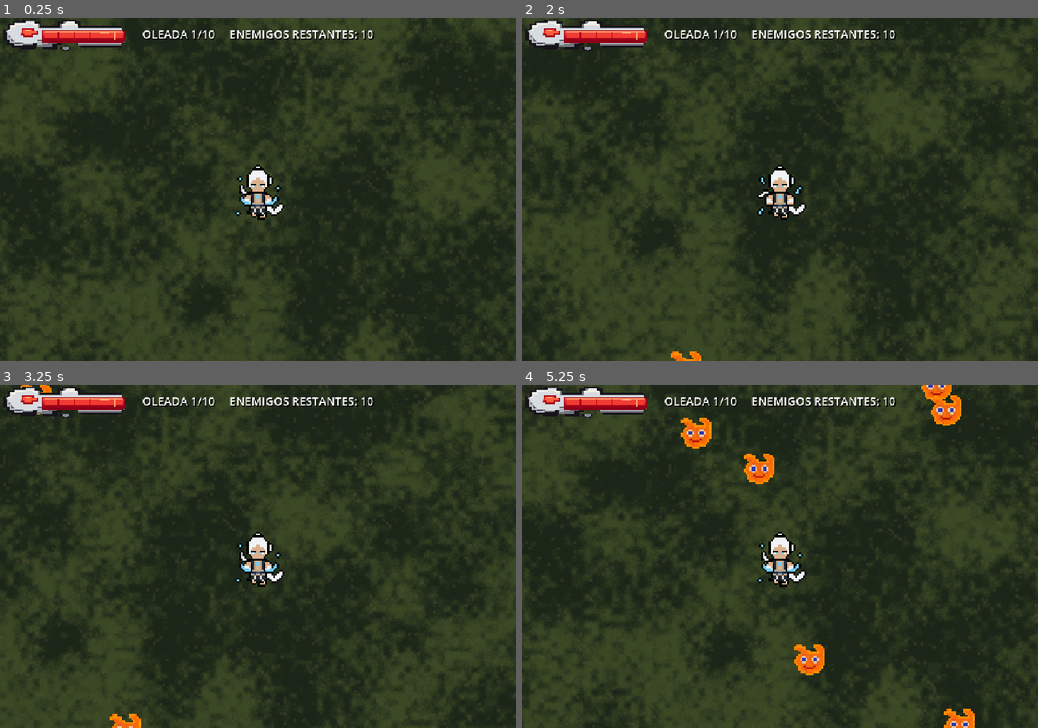
Above: before the commit, frames 1-4 (two rows, left to right).
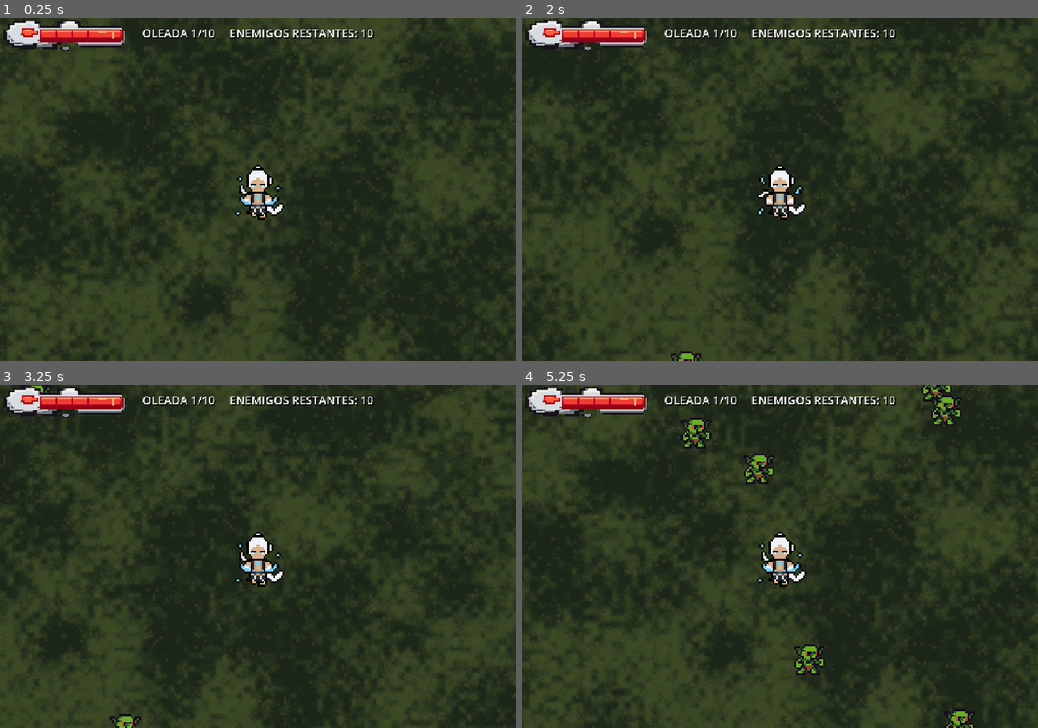
Above: after the commit, the same moments.

Repository: WolfScarlet47/FantasyOdyssey
Game: Godot game, scene res://assets/Scenaries/forest.tscn
Two runs of this game, one before a commit and one after it. Both use one fixed random seed, a clock stepped at 60 frames per second and the inputs below.
Inputs:
- Up to frame 1 (0.25 s): no input
- Up to frame 2 (2 s): hold Right (ui_right) 0.53-1.28 s; hold Down (ui_down) from 1.28 s (still down)
- Up to frame 3 (3.25 s): release Down (ui_down) at 2.03 s; hold Right (ui_right) 2.03-2.78 s; hold Up (ui_up) from 2.78 s (still down)
- Up to frame 4 (5.25 s): release Up (ui_up) at 3.53 s; hold Left (ui_left) 3.53-5.03 s; hold Down (ui_down) from 5.03 s (still down)

The runs differ from the first frame. In frame 1, 0.8% of the frame differs, in the area x 7-73%, y 3-8%; in frame 2, 0.9%; in frame 3, 1.1%; in frame 4, 3.2%, in the area x 7-88%, y 0-100%.

Commit message:
Control de Waves Arreglado

Diff:
--- a/assets/Scenaries/animated_sprite_2d.gd
+++ b/assets/Scenaries/Character.gd
@@ -15,13 +15,14 @@
 
 
 func _ready() -> void:
+	# Busca la barra de vida y conecta las zonas de contacto.
 	barra_vida = get_node("../HealthHUD/HealthBar") as TextureProgressBar
 	$DamageArea.area_entered.connect(_on_damage_area_entered)
 	$DamageArea.area_exited.connect(_on_damage_area_exited)
 	_actualizar_barra_vida()
 
 	# Zuo dispara automáticamente cada diez segundos.
-	_crear_temporizador(10.0, _disparar_al_enemigo_mas_cercano)
+	_crear_temporizador(2.0, _disparo)
 
 
 func _process(delta: float) -> void:
@@ -39,16 +40,17 @@
 	position.x = clampf(position.x, MARGEN_LIMITE, TAMANO_MAPA.x - MARGEN_LIMITE)
 	position.y = clampf(position.y, MARGEN_LIMITE, TAMANO_MAPA.y - MARGEN_LIMITE)
 
-	# Si un enemigo está tocando a Zuo, le resta vida poco a poco.
+	# Si un enemigo toca a Zuo, le resta vida poco a poco.
 	if not enemigos_en_contacto.is_empty():
 		vida = maxf(0.0, vida - DANIO_POR_SEGUNDO * delta)
 		_actualizar_barra_vida()
+
 		if vida <= 0.0:
 			visible = false
 			$DamageArea.set_deferred("monitoring", false)
 
 
-# Crea el temporizador para una acción automática.
+# Crea un temporizador para ejecutar una acción automáticamente.
 func _crear_temporizador(intervalo: float, accion: Callable) -> void:
 	var temporizador := Timer.new()
 	temporizador.wait_time = intervalo
@@ -57,8 +59,8 @@
 	temporizador.start()
 
 
-# Busca el enemigo más cercano que esté dentro de los 250 píxeles.
-func _disparar_al_enemigo_mas_cercano() -> void:
+# Busca al enemigo más cercano dentro del alcance de disparo.
+func _disparo() -> void:
 	if vida <= 0.0 or not visible:
 		return
 
@@ -75,10 +77,11 @@
 			distancia_menor = distancia
 			enemigo_cercano = enemigo
 
-	# Si no hay enemigos cerca, este disparo se omite.
+	# Si no hay enemigos cerca, no dispara.
 	if not is_instance_valid(enemigo_cercano):
 		return
 
+	# Crea el proyectil y lo dirige hacia el enemigo.
 	var proyectil := ESCENA_PROYECTIL.instantiate() as Area2D
 	get_parent().add_child(proyectil)
 	proyectil.global_position = global_position
@@ -91,7 +94,7 @@
 		enemigos_en_contacto.append(area)
 
 
-# Quita de la lista a los enemigos que dejan de tocar a Zuo.
+# Quita de la lista los enemigos que dejan de tocar a Zuo.
 func _on_damage_area_exited(area: Area2D) -> void:
 	enemigos_en_contacto.erase(area)
 
--- a/assets/Scenaries/enemy.tscn
+++ b/assets/Scenaries/enemy.tscn
@@ -1,19 +1,20 @@
-[gd_scene load_steps=4 format=3]
+[gd_scene format=3 uid="uid://bam46p6vi8jja"]
 
-[ext_resource type="Texture2D" path="res://assets/img/enemy/willowisp.png" id="1_sprite"]
-[ext_resource type="Script" path="res://assets/Scenaries/enemy_chase.gd" id="2_script"]
+[ext_resource type="Script" uid="uid://igthusfyedew" path="res://assets/Scenaries/enemy_chase.gd" id="2_script"]
+[ext_resource type="Texture2D" uid="uid://dygh5ri0buemi" path="res://assets/img/enemy/Goblin.png" id="2_stnbe"]
 
 [sub_resource type="CircleShape2D" id="CircleShape_enemy"]
 radius = 18.0
 
-[node name="Enemy" type="Area2D"]
+[node name="Enemy" type="Area2D" unique_id=1653744870]
 collision_layer = 2
 collision_mask = 0
 script = ExtResource("2_script")
 
-[node name="Sprite" type="Sprite2D" parent="."]
-texture = ExtResource("1_sprite")
+[node name="Sprite" type="Sprite2D" parent="." unique_id=945936365]
+scale = Vector2(4, 4)
+texture = ExtResource("2_stnbe")
 
-[node name="CollisionShape2D" type="CollisionShape2D" parent="."]
+[node name="CollisionShape2D" type="CollisionShape2D" parent="." unique_id=359936568]
 scale = Vector2(1.5, 1.5)
 shape = SubResource("CircleShape_enemy")
--- a/assets/Scenaries/forest.tscn
+++ b/assets/Scenaries/forest.tscn
@@ -2,10 +2,10 @@
 
 [ext_resource type="Texture2D" uid="uid://q3g3mj0fdgq2" path="res://assets/img/character/PixelZuo.png" id="1_xn0ck"]
 [ext_resource type="Texture2D" uid="uid://dncj5qnpw8sqn" path="res://assets/img/character/PixelZuoAnimate.png" id="2_1ul24"]
-[ext_resource type="Script" uid="uid://dj7kuhbceihas" path="res://assets/Scenaries/animated_sprite_2d.gd" id="3_1ul24"]
-[ext_resource type="Script" path="res://assets/Scenaries/wave_manager.gd" id="8_waves"]
+[ext_resource type="Script" uid="uid://dj7kuhbceihas" path="res://assets/Scenaries/Character.gd" id="3_1ul24"]
 [ext_resource type="Texture2D" uid="uid://cb3wph4mj8hai" path="res://assets/img/ui/health_frame.svg" id="6_frame"]
 [ext_resource type="Texture2D" uid="uid://bb1b5fr466icg" path="res://assets/img/ui/health_fill.svg" id="7_fill"]
+[ext_resource type="Script" uid="uid://d2hu40kwgc2if" path="res://assets/Scenaries/wave_manager.gd" id="8_waves"]
 
 [sub_resource type="Shader" id="Shader_forest_ground"]
 code = "shader_type canvas_item;
@@ -107,25 +107,23 @@
 expand_mode = 1
 
 [node name="HealthBar" type="TextureProgressBar" parent="HealthHUD" unique_id=1821346597]
-offset_left = 88.0
-offset_top = 22.0
-offset_right = 263.0
-offset_bottom = 56.0
+offset_left = 84.0
+offset_top = 20.0
+offset_right = 259.0
+offset_bottom = 54.0
 mouse_filter = 2
 value = 100.0
 texture_progress = ExtResource("7_fill")
 
-[node name="WaveManager" type="Node" parent="."]
-script = ExtResource("8_waves")
-
-[node name="WaveCounter" type="Label" parent="HealthHUD"]
-anchors_preset = 10
+[node name="WaveCounter" type="Label" parent="HealthHUD" unique_id=1369102007]
+anchors_preset = 5
 anchor_left = 0.5
 anchor_right = 0.5
 offset_left = -280.0
-offset_top = 12.0
+offset_top = 8.0
 offset_right = 280.0
 offset_bottom = 56.0
+grow_horizontal = 2
 theme_override_colors/font_color = Color(1, 1, 1, 1)
 theme_override_colors/font_shadow_color = Color(0, 0, 0, 1)
 theme_override_constants/shadow_offset_x = 2
@@ -134,3 +132,6 @@
 text = "OLEADA 1/10     ENEMIGOS RESTANTES: 10"
 horizontal_alignment = 1
 vertical_alignment = 1
+
+[node name="WaveManager" type="Node" parent="." unique_id=1564430546]
+script = ExtResource("8_waves")
--- a/assets/Scenaries/projectile.gd
+++ b/assets/Scenaries/projectile.gd
@@ -7,23 +7,15 @@
 var direction: Vector2 = Vector2.ZERO
 var distance_travelled: float = 0.0
 
-
 func _ready() -> void:
 	area_entered.connect(_on_area_entered)
 
-	# Dibuja una pequeña bola azul como imagen provisional.
+	# Dibuja una pequeña bola azul como imagen ¡¡provisional!!
 	var points := PackedVector2Array()
 	for i in range(16):
 		var angle := TAU * float(i) / 16.0
 		points.append(Vector2(cos(angle), sin(angle)) * 6.0)
 	$Visual.polygon = points
-	$Visual.color = Color(0.2, 0.6, 1.0, 1.0)
-
-
-# Fija la dirección para que el proyectil viaje en línea recta.
-func launch(flight_direction: Vector2) -> void:
-	direction = flight_direction.normalized()
-
 
 func _process(delta: float) -> void:
 	if direction.is_zero_approx():
@@ -36,6 +28,9 @@
 	if distance_travelled >= max_distance:
 		queue_free()
 
+# Fija la dirección para que el proyectil viaje en línea recta.
+func launch(flight_direction: Vector2) -> void:
+	direction = flight_direction.normalized()
 
 # Al tocar un enemigo, le quita vida y desaparece.
 func _on_area_entered(area: Area2D) -> void:
--- a/assets/Scenaries/projectile.tscn
+++ b/assets/Scenaries/projectile.tscn
@@ -1,16 +1,17 @@
-[gd_scene load_steps=3 format=3]
+[gd_scene format=3 uid="uid://dk4k80ed1rpee"]
 
-[ext_resource type="Script" path="res://assets/Scenaries/projectile.gd" id="1_script"]
+[ext_resource type="Script" uid="uid://kfoweemevujb" path="res://assets/Scenaries/projectile.gd" id="1_script"]
 
 [sub_resource type="CircleShape2D" id="CircleShape_projectile"]
 radius = 6.0
 
-[node name="Projectile" type="Area2D"]
+[node name="Projectile" type="Area2D" unique_id=1373870433]
 collision_layer = 0
 collision_mask = 2
 script = ExtResource("1_script")
 
-[node name="Visual" type="Polygon2D" parent="."]
+[node name="Visual" type="Polygon2D" parent="." unique_id=1212311776]
+color = Color(0.2, 0.6, 1, 1)
 
-[node name="CollisionShape2D" type="CollisionShape2D" parent="."]
+[node name="CollisionShape2D" type="CollisionShape2D" parent="." unique_id=467668541]
 shape = SubResource("CircleShape_projectile")
Renamed: assets/Scenaries/animated_sprite_2d.gd.uid -> assets/Scenaries/Character.gd.uid
Not shown, added: assets/Scenaries/projectile.gd.uid
Not shown, added: assets/Scenaries/wave_manager.gd.uid
Binary file added: assets/img/enemy/Goblin.png
Not shown, added: assets/img/enemy/Goblin.png.import
